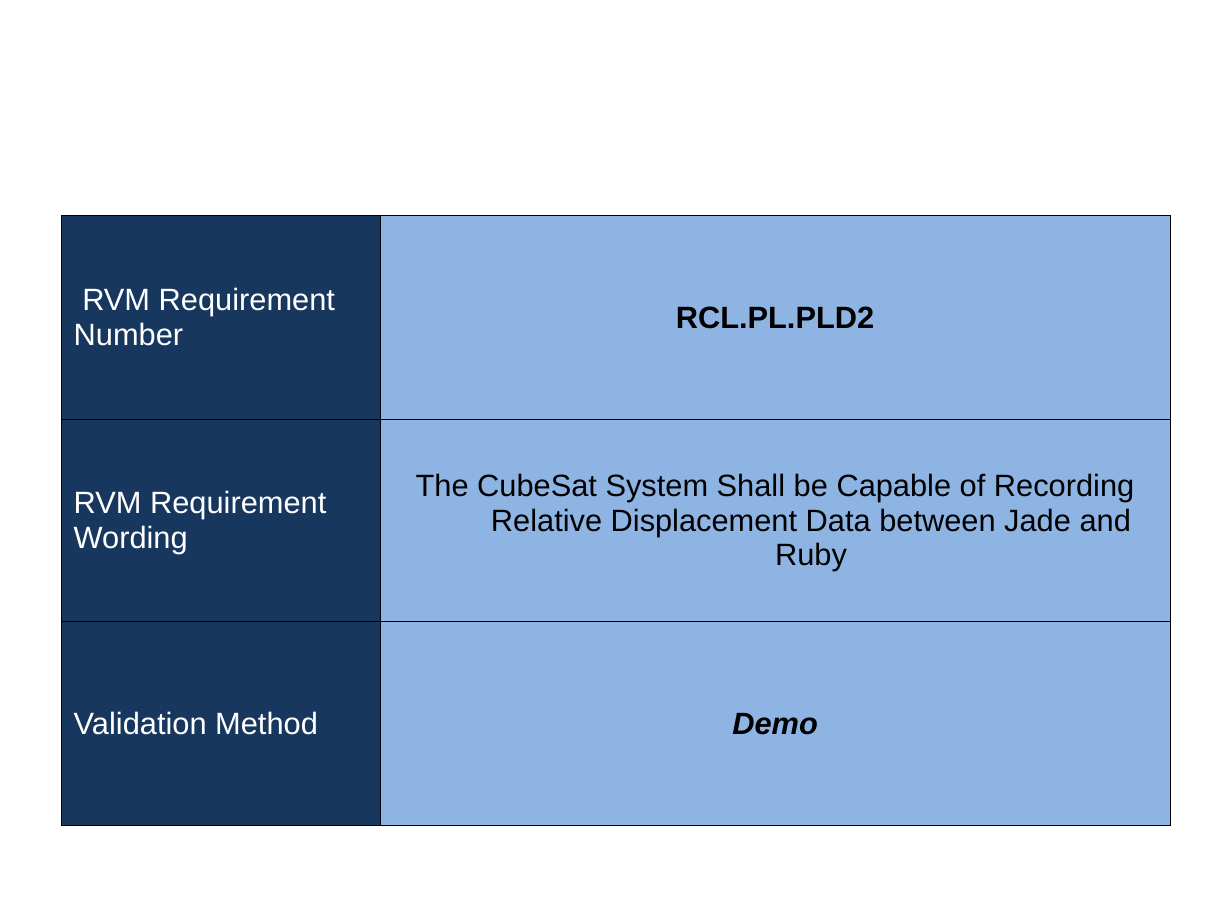
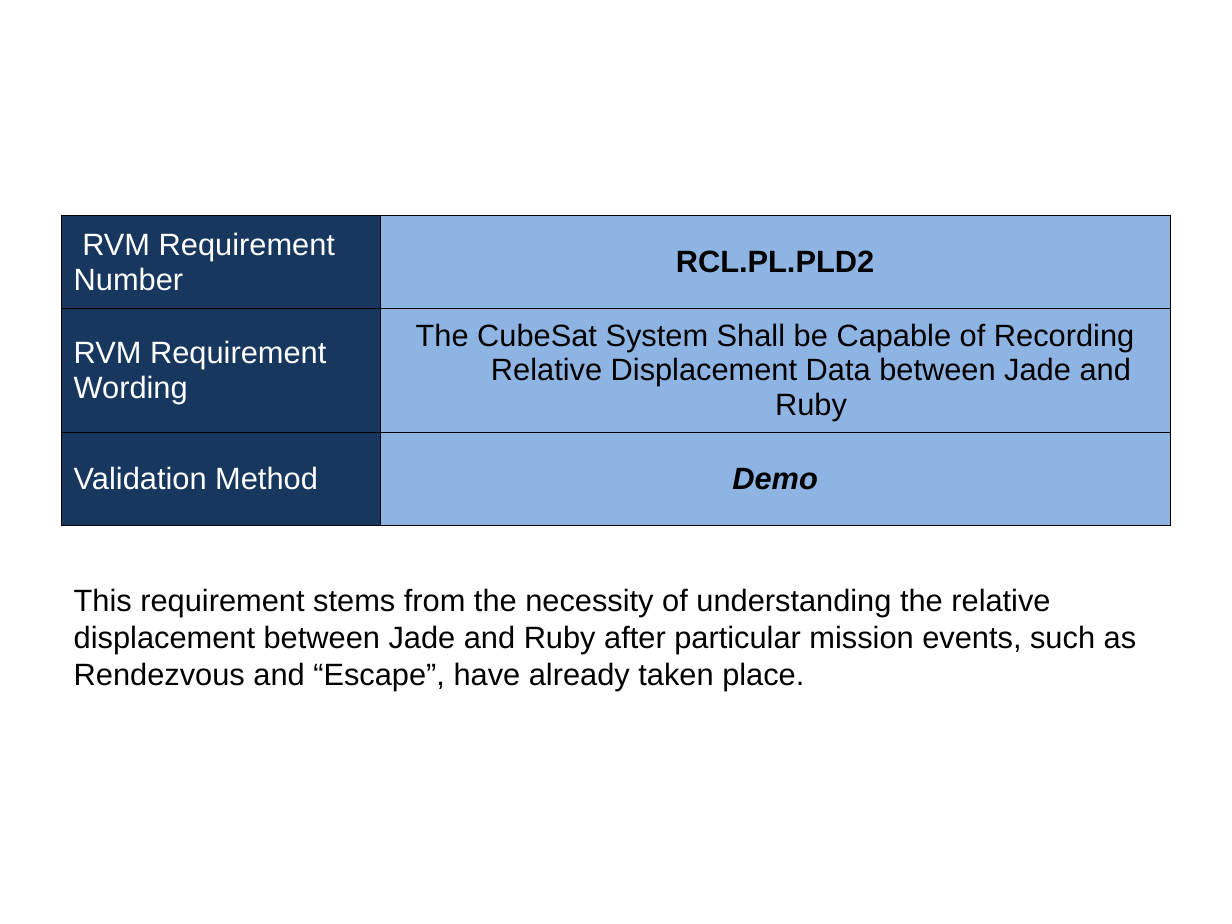
Before and after one commit to RascalSeniorDesign/Preliminary-Design, a slide deck: slide 2 of CMQA/Presentations/Bryant Slides/Here are my slides. I think.ppt. Drawn at 1232x924 pixels with LibreOffice and Linux fonts; fonts in the diff are those of the drawing. Boxes give left, top, right and bottom in pixels: in the first picture for what was removed or moved away, otherwise in the second. Text is boxed around its words. In the diff, an @@ line names an element or a change of style, - is before the commit and + after.

```diff
--- a/CMQA/Presentations/Bryant Slides/Here are my slides. I think.ppt
+++ b/CMQA/Presentations/Bryant Slides/Here are my slides. I think.ppt
@@ table: place and size @@
-table at [62,216,1170,825]
+table at [62,216,1170,525]
@@ text added at [74,588,1137,691], 18 pt, text #000000 @@
+This requirement stems from the necessity of understanding the relative displacement between Jade and Ruby after particular mission events, such as Rendezvous and “Escape”, have already taken place.
```
Also in this commit, not shown: 10 other slides changed.
